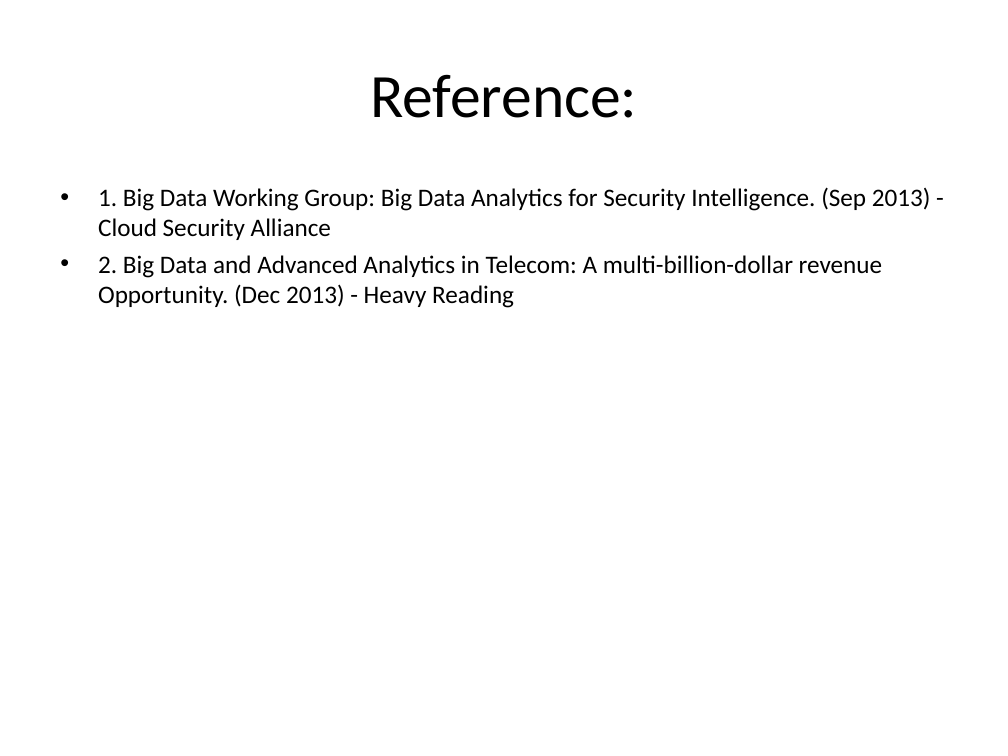
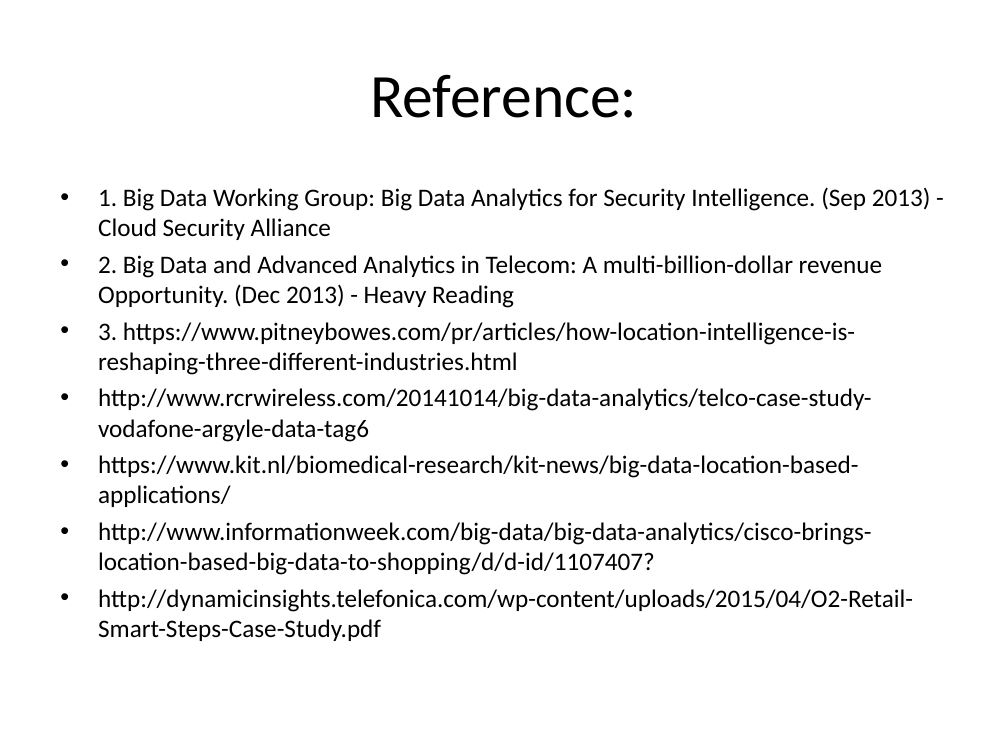
Before and after one commit to NUS-Anonymous/LTA-Data, a slide deck: slide 16 of Business Final Presentation/Presentation1.ppt (slide 12 before the commit). Drawn at 1008x756 pixels with LibreOffice and Linux fonts; fonts in the diff are those of the drawing. Boxes give left, top, right and bottom in pixels: in the first picture for what was removed or moved away, otherwise in the second. Text is boxed around its words. In the diff, an @@ line names an element or a change of style, - is before the commit and + after.

```diff
--- a/Business Final Presentation/Presentation1.ppt
+++ b/Business Final Presentation/Presentation1.ppt
@@ text at <box>98,322,913,641</box>: paragraphs added @@
+• 3. https://www.pitneybowes.com/pr/articles/how-location-intelligence-is-reshaping-three-different-industries.html
+• http://www.rcrwireless.com/20141014/big-data-analytics/telco-case-study-vodafone-argyle-data-tag6
+• https://www.kit.nl/biomedical-research/kit-news/big-data-location-based-applications/
+• http://www.informationweek.com/big-data/big-data-analytics/cisco-brings-location-based-big-data-to-shopping/d/d-id/1107407?
+• http://dynamicinsights.telefonica.com/wp-content/uploads/2015/04/O2-Retail-Smart-Steps-Case-Study.pdf
```
Also in this commit, not shown: 1 other slide changed, 4 slides added, 4 other files.
